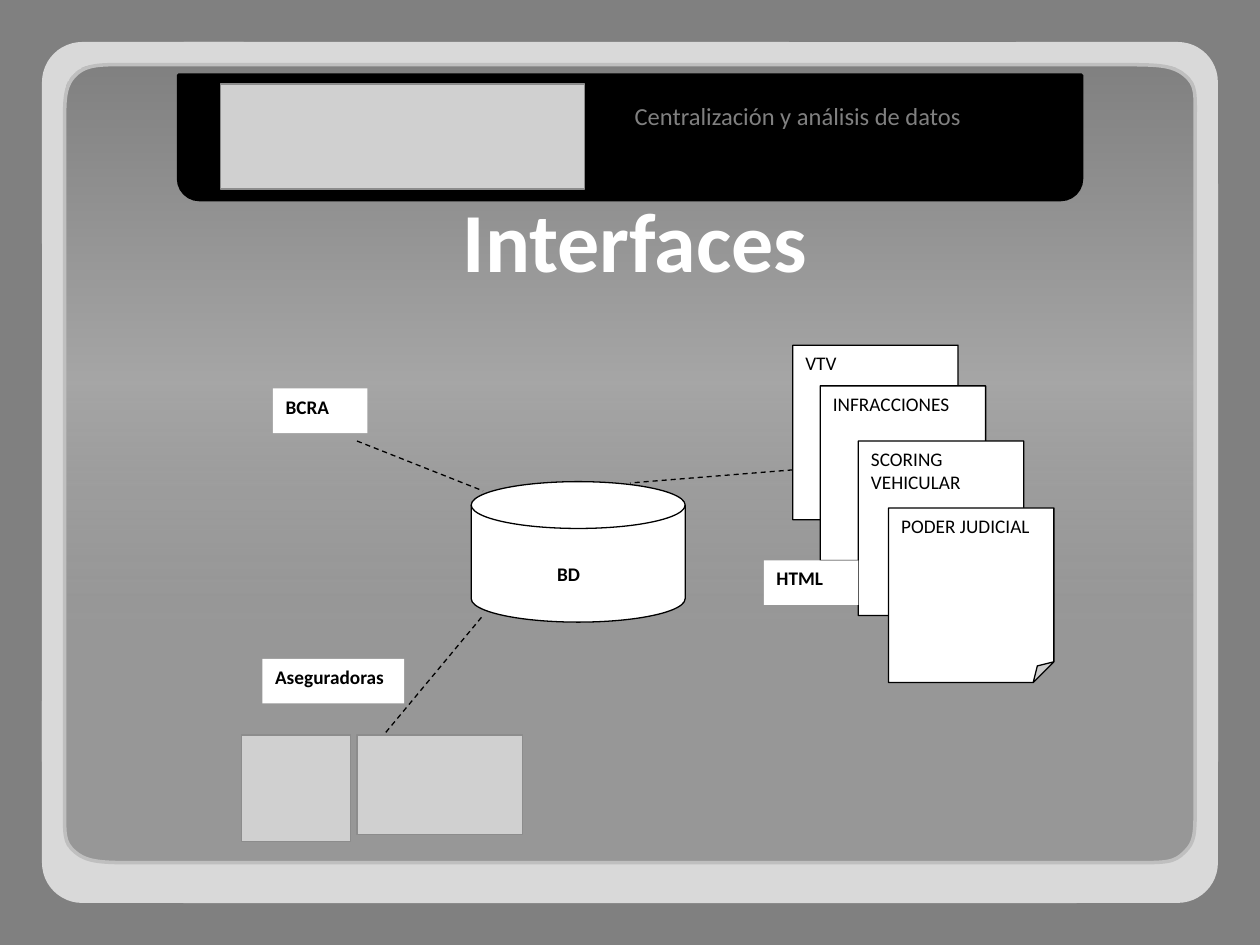
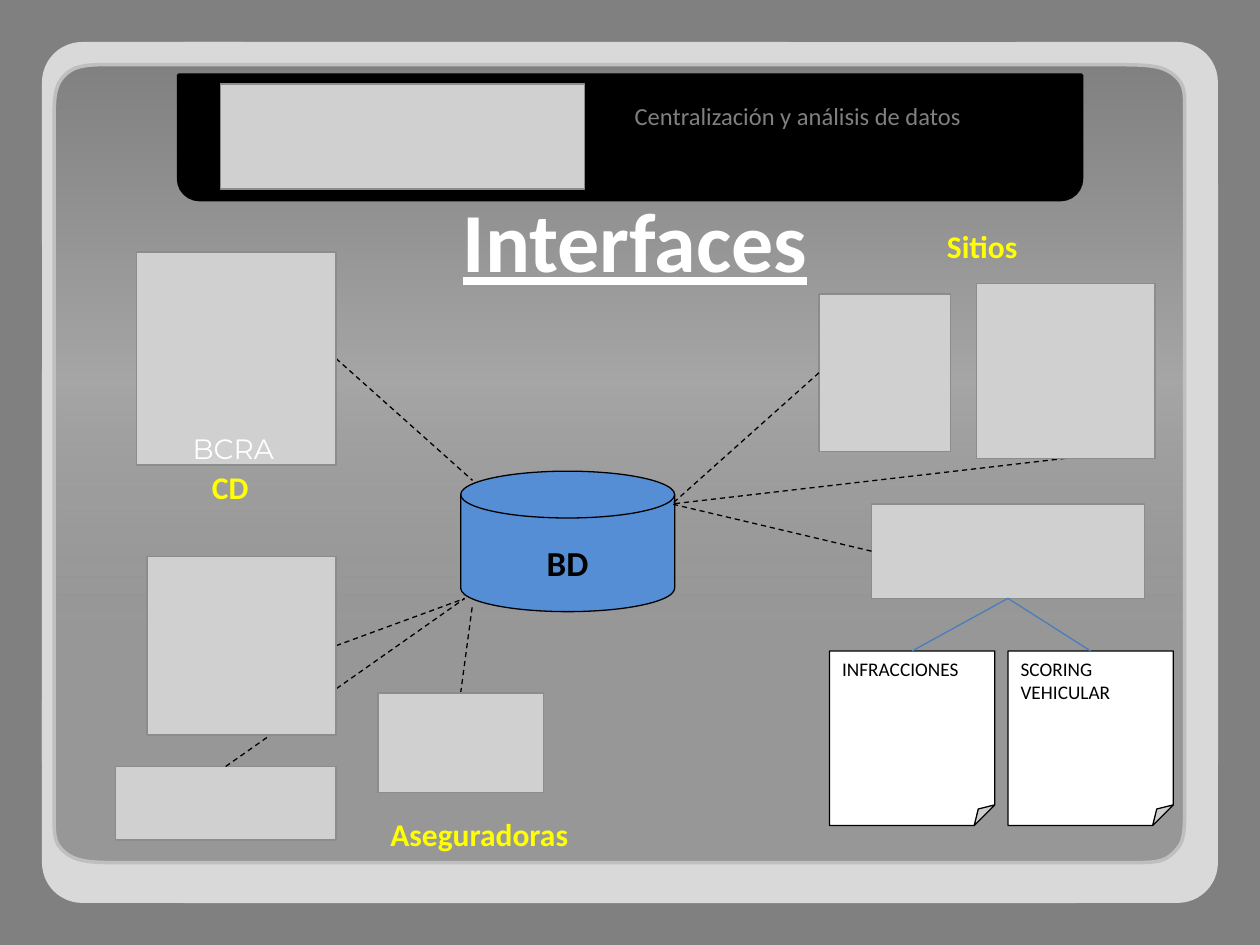
Before and after one commit to adrianachelotti/tallerdesarrollo1ero2011, a slide deck: slide 13 of Presentacion/Tecnica/Presentacion Tecnica.pptx (slide 11 before the commit). Drawn at 1260x945 pixels with LibreOffice and Linux fonts; fonts in the diff are those of the drawing; grey boxes stand for pictures. Boxes give left, top, right and bottom in pixels: in the first picture for what was removed or moved away, otherwise in the second. Text is boxed around its words. In the diff, an @@ line names an element or a change of style, - is before the commit and + after.

```diff
--- a/Presentacion/Tecnica/Presentacion Tecnica.pptx
+++ b/Presentacion/Tecnica/Presentacion Tecnica.pptx
@@ freeform shape: place and size @@
-freeform shape at [63, 63, 1197, 863]
+freeform shape at [53, 63, 1187, 863]
@@ text "Interfaces" at [463, 214, 807, 285]: underline on @@
@@ text added at [947, 236, 1017, 258], 18 pt, text #FFFF00, bold @@
+Sitios
@@ picture added at [136, 252, 335, 465] @@
@@ picture added at [819, 294, 950, 451] @@
@@ picture added at [976, 284, 1155, 459] @@
@@ line moved from (357, 441) - (483, 491) to (336, 359) - (472, 480) @@
@@ folded corner removed at [793, 345, 958, 520] @@
-VTV
@@ line added from (819, 373) to (672, 504), #000000 0.75 pt dashed @@
@@ text "BCRA": place and size @@
-text "BCRA" at [273, 388, 368, 432]
+text "BCRA" at [193, 440, 274, 467]
@@ text "BCRA" at [193, 440, 274, 467]: size 11 to 16 pt, font Calibri to Montserrat, text colour #000000 to #FFFFFF, bold off; less space between paragraphs; fill #FFFFFF to none @@
@@ text added at [212, 478, 249, 499], 18 pt, text #FFFF00, bold @@
+CD
@@ cylinder: place and size @@
-cylinder at [471, 481, 685, 621]
+cylinder at [461, 471, 675, 611]
@@ cylinder at [461, 471, 675, 611]: fill #FFFFFF to #558ED5 @@
@@ line moved from (793, 470) - (630, 483) to (1066, 459) - (672, 504) @@
@@ line added from (872, 551) to (672, 504), #000000 0.75 pt dashed @@
@@ picture added at [872, 504, 1145, 598] @@
@@ folded corner removed at [888, 508, 1053, 683] @@
-PODER JUDICIAL
@@ text "BD": place and size @@
-text "BD" at [557, 568, 580, 581]
+text "BD" at [547, 553, 589, 576]
@@ text "BD" at [547, 553, 589, 576]: size 11 to 20 pt @@
@@ picture: place and size @@
-picture at [242, 735, 350, 840]
+picture at [147, 557, 336, 736]
@@ rectangle removed at [764, 561, 858, 605] @@
-HTML
@@ line added from (226, 766) to (465, 598), #000000 0.75 pt dashed @@
@@ line added from (336, 645) to (465, 598), #000000 0.75 pt dashed @@
@@ line added from (912, 651) to (1008, 598), #4B7EBC 0.75 pt @@
@@ line added from (1008, 598) to (1091, 651), #4B7EBC 0.75 pt @@
@@ line moved from (386, 732) - (483, 616) to (461, 693) - (472, 605) @@
@@ folded corner "INFRACCIONES": place and size @@
-folded corner "INFRACCIONES" at [820, 386, 985, 561]
+folded corner "INFRACCIONES" at [829, 651, 994, 827]
@@ folded corner "SCORING VEHICULAR": place and size @@
-folded corner "SCORING VEHICULAR" at [858, 441, 1023, 616]
+folded corner "SCORING VEHICULAR" at [1008, 651, 1173, 827]
@@ picture: place and size @@
-picture at [357, 735, 522, 834]
+picture at [378, 693, 543, 793]
@@ picture added at [116, 766, 336, 839] @@
@@ text "Aseguradoras": place and size @@
-text "Aseguradoras" at [262, 659, 403, 703]
+text "Aseguradoras" at [390, 824, 568, 852]
@@ text "Aseguradoras" at [390, 824, 568, 852]: size 11 to 18 pt, text colour #000000 to #FFFF00; less space between paragraphs; fill #FFFFFF to none @@
```
Also in this commit, not shown: 1 other slide changed, 2 slides added.
